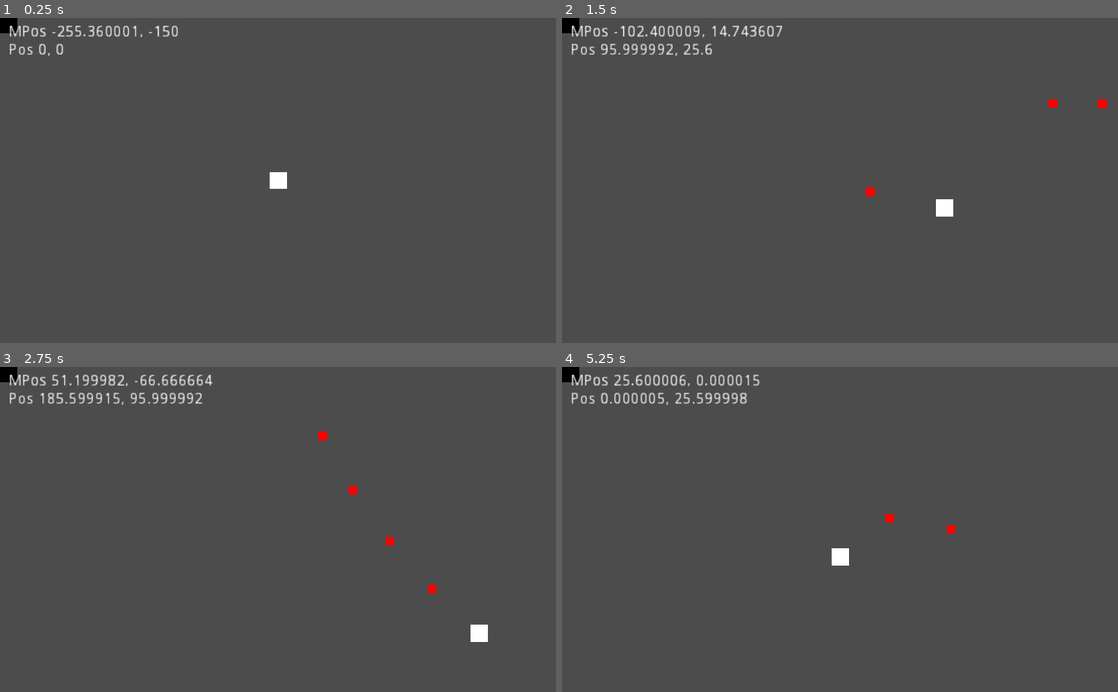
Above: before the commit, frames 1-4 (two rows, left to right).
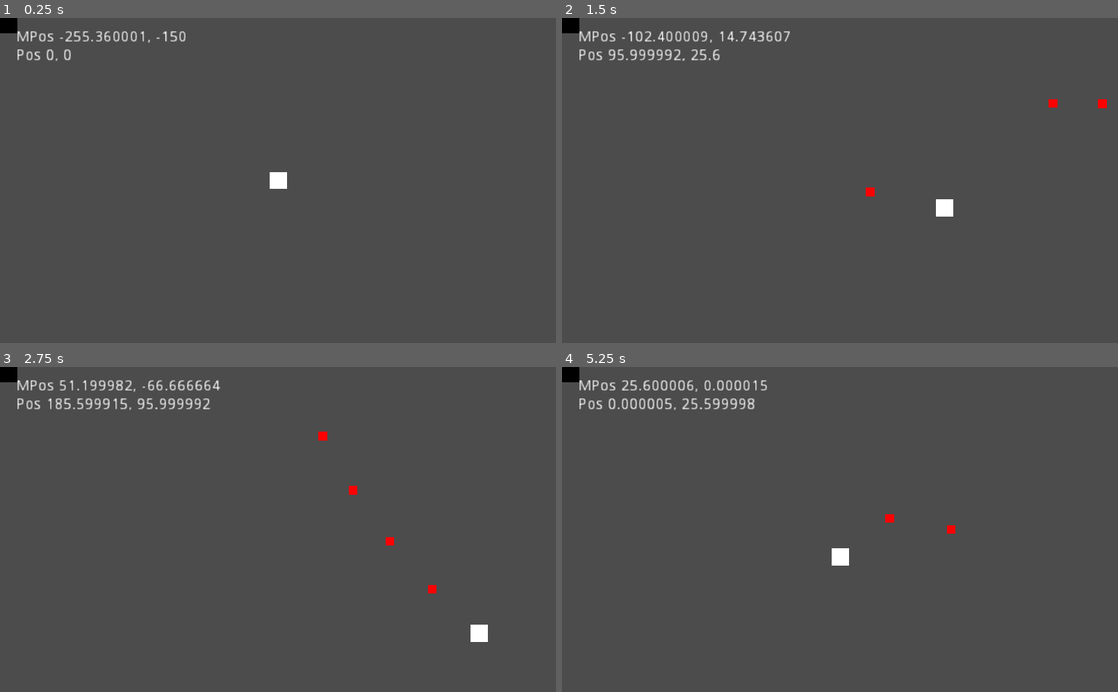
Above: after the commit, the same moments.

Repository: ozqf/zqf_godot_test
Game: Godot game, scene res://scene01.tscn
Two runs of this game, one before a commit and one after it. Both use one fixed random seed, a clock stepped at 60 frames per second and the inputs below.
Inputs (mouse positions are in pixels of both pictures, inside the frame that each line leads up to):
- Up to frame 1 (0.25 s): no input
- Up to frame 2 (1.5 s): tap Enter at 0.5 s; move the mouse to (962, 164) at 0.52 s; press the mouse at (962, 164) at 0.53 s; hold D (move_right) 0.53-1.28 s; move the mouse to (728, 196) at 1.27 s; release the mouse at (728, 196) at 1.28 s; hold S (move_backward) from 1.28 s (still down); click (728, 196) at 1.35 s
- Up to frame 3 (2.75 s): move the mouse to (333, 458) at 2.02 s; release S (move_backward) at 2.03 s; press the mouse at (333, 458) at 2.03 s; hold D (move_right) from 2.03 s (still down)
- Up to frame 4 (5.25 s): move the mouse to (812, 594) at 2.77 s; release D (move_right) at 2.78 s; release the mouse at (812, 594) at 2.78 s; hold W (move_forward) 2.78-3.53 s; click (812, 594) at 2.85 s; move the mouse to (1006, 578) at 3.52 s; press the mouse at (1006, 578) at 3.53 s; hold A (move_left) 3.53-5.03 s; move the mouse to (673, 480) at 4.27 s; release the mouse at (673, 480) at 4.28 s; click (673, 480) at 4.35 s; move the mouse to (867, 529) at 5.02 s; press the mouse at (867, 529) at 5.03 s; hold S (move_backward) from 5.03 s (still down)

The runs differ from the first frame. In frame 1, 0.9% of the frame differs, in the area x 1-34%, y 2-14%; in frame 2, 1.5%; in frame 3, 1.7%, in the area x 1-40%, y 2-14%; in frame 4, 1.7%.

Commit message:
removing debug print spam

Diff:
--- a/GUI.tscn
+++ b/GUI.tscn
@@ -2,8 +2,7 @@
 
 [ext_resource path="res://scripts/debug_text.gd" type="Script" id=1]
 
-
-[node name="Node2D" type="Node2D"]
+[node name="GUI" type="Node2D"]
 
 [node name="Label" type="Label" parent="."]
 margin_right = 55.0
--- a/scene01.tscn
+++ b/scene01.tscn
@@ -20,4 +20,4 @@
 [node name="Player" parent="." instance=ExtResource( 1 )]
 
 [node name="DebugText" parent="." instance=ExtResource( 3 )]
-position = Vector2( -248, -144 )
+position = Vector2( -241, -139 )
--- a/scripts/debug_text.gd
+++ b/scripts/debug_text.gd
@@ -3,7 +3,6 @@
 func _ready():
 	pass # Replace with function body.
 
-# Called every frame. 'delta' is the elapsed time since the previous frame.
 func _process(delta):
 	self.text = globals.debugText
 	pass
--- a/scripts/projectile.gd
+++ b/scripts/projectile.gd
@@ -4,13 +4,14 @@
 var velocity = Vector2(0, 0)
 
 func _ready():
-	print("Prj spawn v: " + str(velocity.x) + ", " + str(velocity.y))
+	#("Prj spawn v: " + str(velocity.x) + ", " + str(velocity.y))
+		pass
 
 func _process(delta):
 	timeToLive -= delta
 	if timeToLive <= 0:
 		# remove self
-		print("Projectile die")
+		#print("Projectile die")
 		get_parent().queue_free()
 		pass
 	var step = Vector2(velocity.x * delta, velocity.y * delta)
